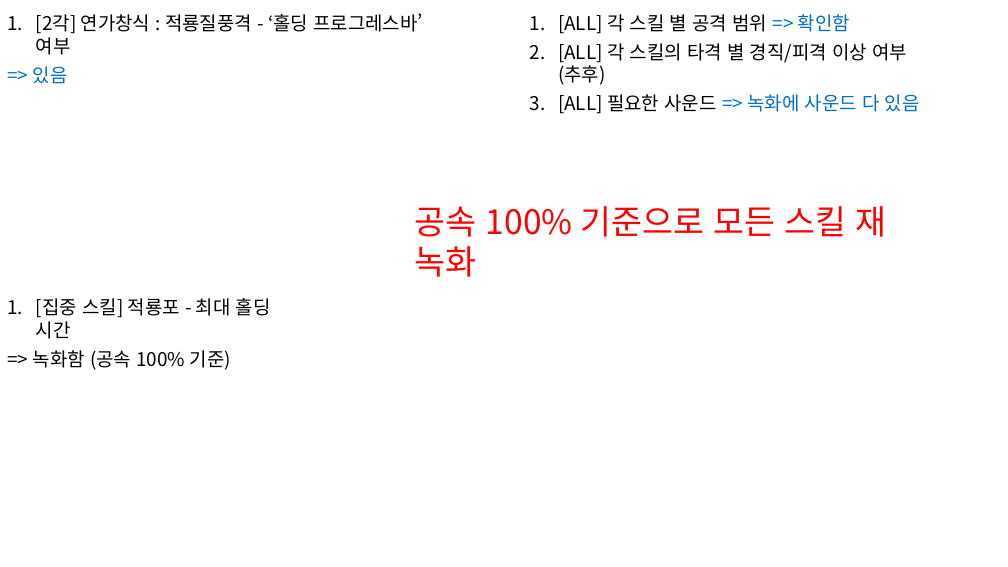
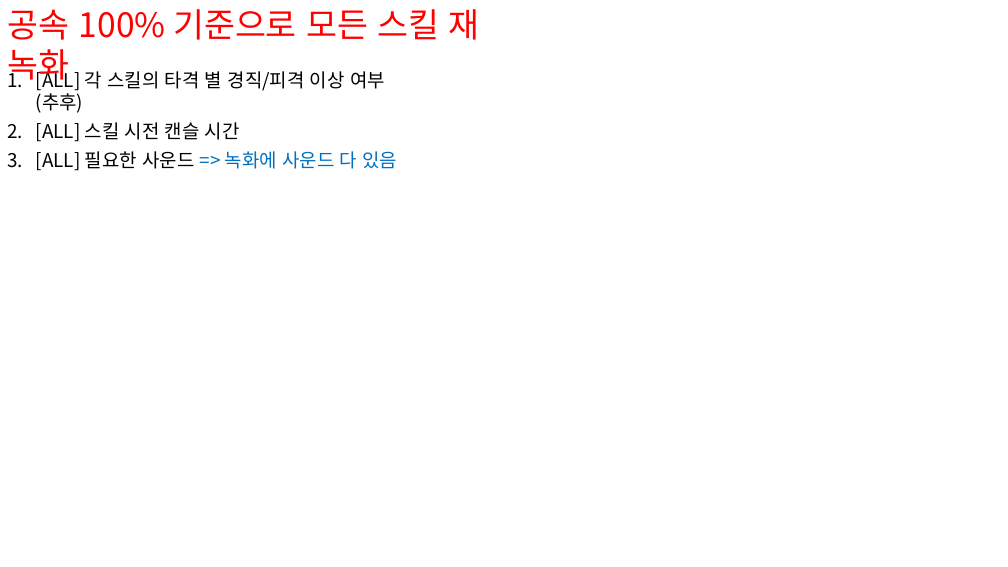
Before and after one commit to hjs0913/GameDesign, a slide deck: slide 1 of 로스트아크/창술사 역기획/스킬/확인해봐야하는 사항.pptx. Drawn at 1008x567 pixels with LibreOffice and Linux fonts; fonts in the diff are those of the drawing. Boxes give left, top, right and bottom in pixels: in the first picture for what was removed or moved away, otherwise in the second. Text is boxed around its words. In the diff, an @@ line names an element or a change of style, - is before the commit and + after.

```diff
--- a/로스트아크/창술사 역기획/스킬/확인해봐야하는 사항.pptx
+++ b/로스트아크/창술사 역기획/스킬/확인해봐야하는 사항.pptx
@@ text "공속 100% 기준으로 모든 스킬 ..." rewrapped from <box>415,206,887,277</box> to <box>7,9,480,87</box> @@
@@ text removed at <box>36,13,423,55</box> @@
-1. [2각] 연가창식 : 적룡질풍격 - ‘홀딩 프로그레스바’ 여부
-=> 있음
@@ text at <box>558,14,850,34</box>: paragraph removed @@
-1. [ALL] 각 스킬 별 공격 범위 => 확인함
@@ text "[ALL] 각 스킬의 타격 별 ...": place and size @@
-text "[ALL] 각 스킬의 타격 별 ..." at <box>558,14,920,112</box>
+text "[ALL] 각 스킬의 타격 별 ..." at <box>36,67,397,169</box>
@@ text at <box>36,122,240,142</box>: paragraph added @@
+2. [ALL] 스킬 시전 캔슬 시간
@@ text removed at <box>33,298,271,370</box> @@
-1. [집중 스킬] 적룡포 - 최대 홀딩 시간
-=> 녹화함 (공속 100% 기준)
```
Also in this commit, not shown: 1 other file.
